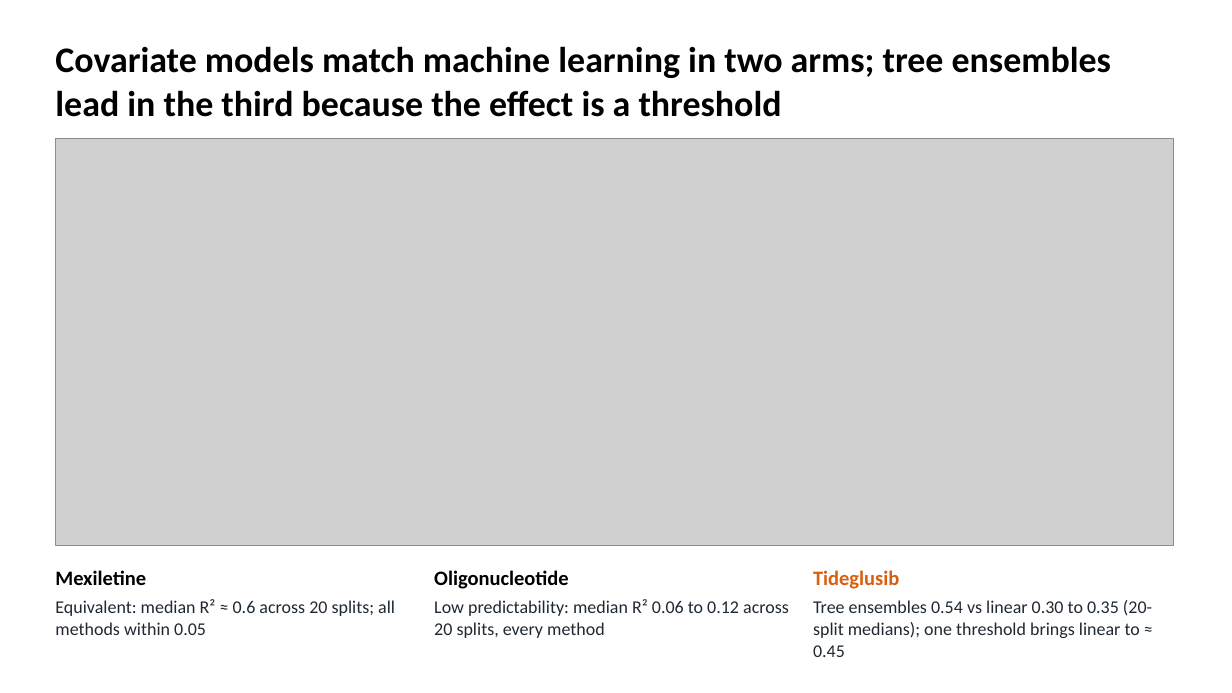
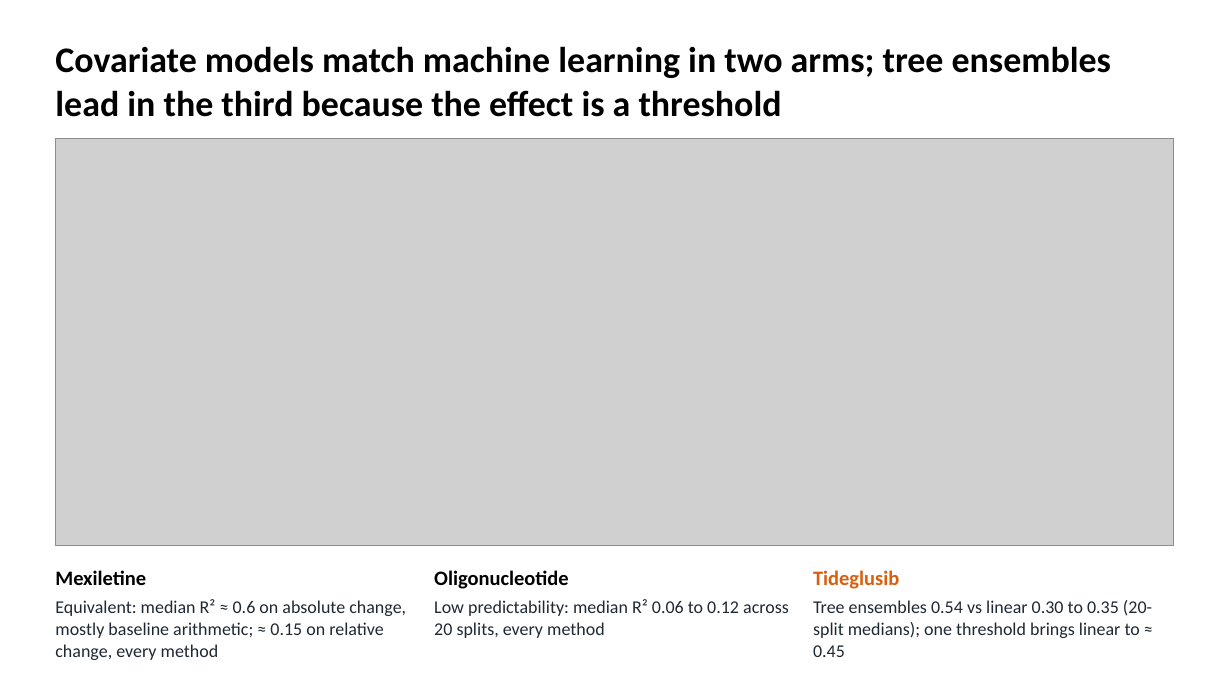
Before and after one commit to euibeom135-cell/acop2026-hackathon-team1, a slide deck: slide 5 of slides/Team1_DM1_slides.pptx. Drawn at 1232x693 pixels with LibreOffice and Linux fonts; fonts in the diff are those of the drawing; grey boxes stand for pictures. Boxes give left, top, right and bottom in pixels: in the first picture for what was removed or moved away, otherwise in the second. Text is boxed around its words. In the diff, an @@ line names an element or a change of style, - is before the commit and + after.

```diff
--- a/slides/Team1_DM1_slides.pptx
+++ b/slides/Team1_DM1_slides.pptx
@@ text at box(55, 599, 406, 660): text changed @@
-Equivalent: median R² ≈ 0.6 across 20 splits; all methods within 0.05
+Equivalent: median R² ≈ 0.6 on absolute change, mostly baseline arithmetic; ≈ 0.15 on relative change, every method
```
Also in this commit, not shown: 2 other slides changed, 1 other file.
